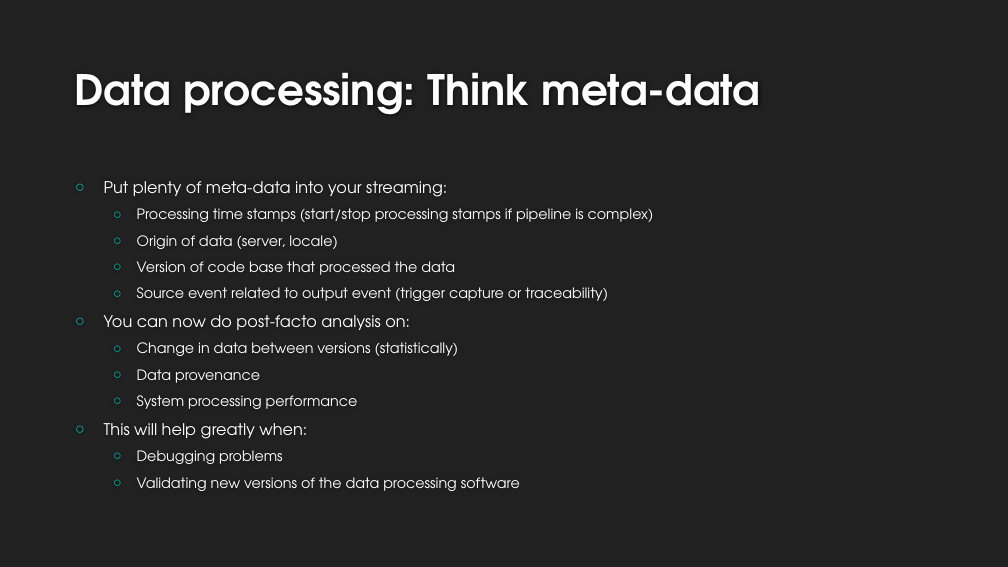
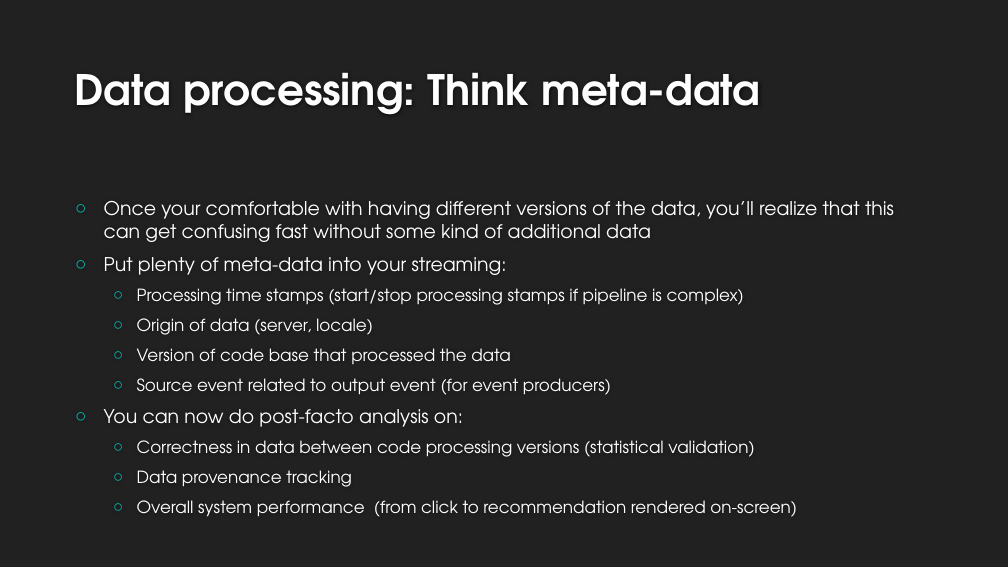
Before and after one commit to bwehrle/Presentations, a slide deck: slide 12 of Recommendations_for_data-processing_systems.pptx (slide 11 before the commit). Drawn at 1008x567 pixels with LibreOffice and Linux fonts; fonts in the diff are those of the drawing; background and template pictures are left out. Boxes give left, top, right and bottom in pixels: in the first picture for what was removed or moved away, otherwise in the second. Text is boxed around its words. In the diff, an @@ line names an element or a change of style, - is before the commit and + after.

Commit message:
Added examples and fixed formatting

```diff
--- a/Recommendations_for_data-processing_systems.pptx
+++ b/Recommendations_for_data-processing_systems.pptx
@@ text at (x1=104, y1=201, x2=894, y2=242): paragraph added @@
+○ Once your comfortable with having different versions of the data, you’ll realize that this can get confusing fast without some kind of additional data
@@ text at (x1=104, y1=257, x2=744, y2=427): size 15.3 to 18 pt in "Put plenty of meta-data into your streaming:", "You can now do post-facto analysis on:"; size 13.6 to 16 pt in "Processing time stamps (start/stop processing stamps if ...", "Origin of data (server, locale)", "Version of code base that processed the ..." @@
@@ text at (x1=137, y1=378, x2=611, y2=395): text changed; size 13.6 to 16 pt @@
-  ○ Source event related to output event (trigger capture or traceability)
+  ○ Source event related to output event (for event producers)
@@ text at (x1=137, y1=440, x2=797, y2=517): text changed; size 13.6 to 16 pt @@
-  ○ Change in data between versions (statistically)
-  ○ Data provenance
-  ○ System processing performance
-○ This will help greatly when:
-  ○ Debugging problems
-  ○ Validating new versions of the data processing software
+  ○ Correctness in data between code processing versions (statistical validation)
+  ○ Data provenance tracking
+  ○ Overall system performance (from click to recommendation rendered on-screen)
```
Also in this commit, not shown: 11 other slides changed, 6 slides added, 1 slide removed.
